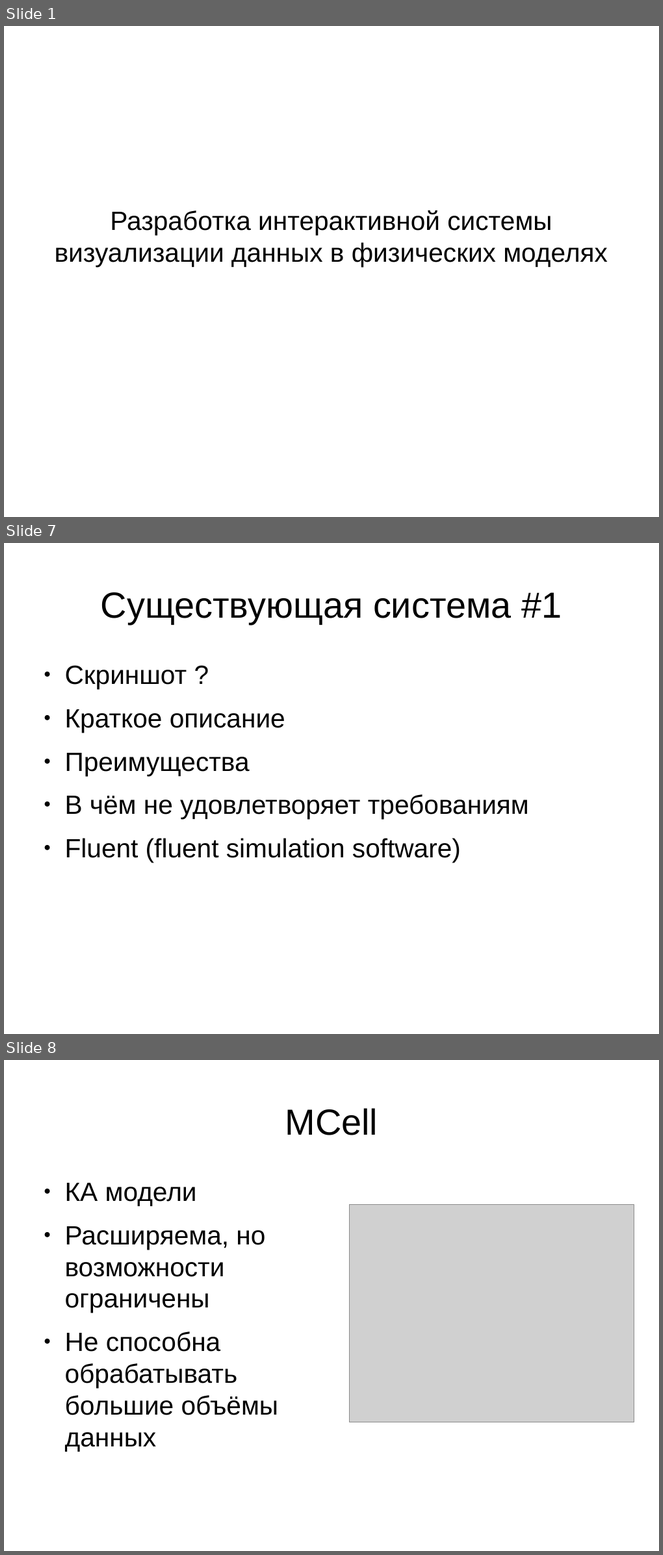
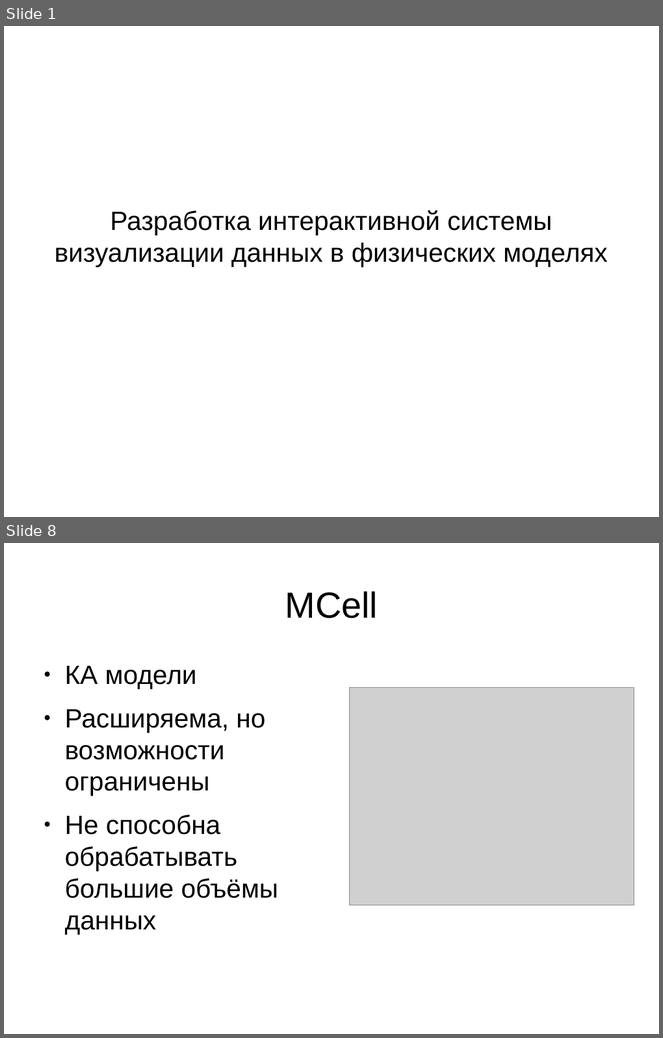
Before and after one commit to zaic/cavis, a slide deck: doc/issc.odp. Shown one above the other, each under a label of ours: slides 1, 7 and 8 before the commit, slides 1 and 8 after it; the slides between them are not shown. The pictures are 663x1555 and 663x1038 pixels, drawn with LibreOffice and Linux fonts; fonts in the diff are those of the drawing; grey boxes stand for pictures. Boxes give left, top, right and bottom in pixels: in the first picture for what was removed or moved away, otherwise in the second. Text is boxed around its words. In the diff, an @@ line names an element or a change of style, - is before the commit and + after.

```diff
--- a/doc/issc.odp
+++ b/doc/issc.odp
@@ slide 7 removed at (x1=4, y1=543, x2=659, y2=1034), background #FFFFFF @@
@@ title removed at (x1=101, y1=592, x2=562, y2=624) @@
-Существующая система #1
@@ text removed at (x1=65, y1=665, x2=529, y2=863) @@
-● Скриншот ?
-● Краткое описание
-● Преимущества
-● В чём не удовлетворяет требованиям
-● Fluent (fluent simulation software)
```
Also in this commit, not shown: 4 slides changed, 5 slides added, 2 other slides removed, 4 other files.
